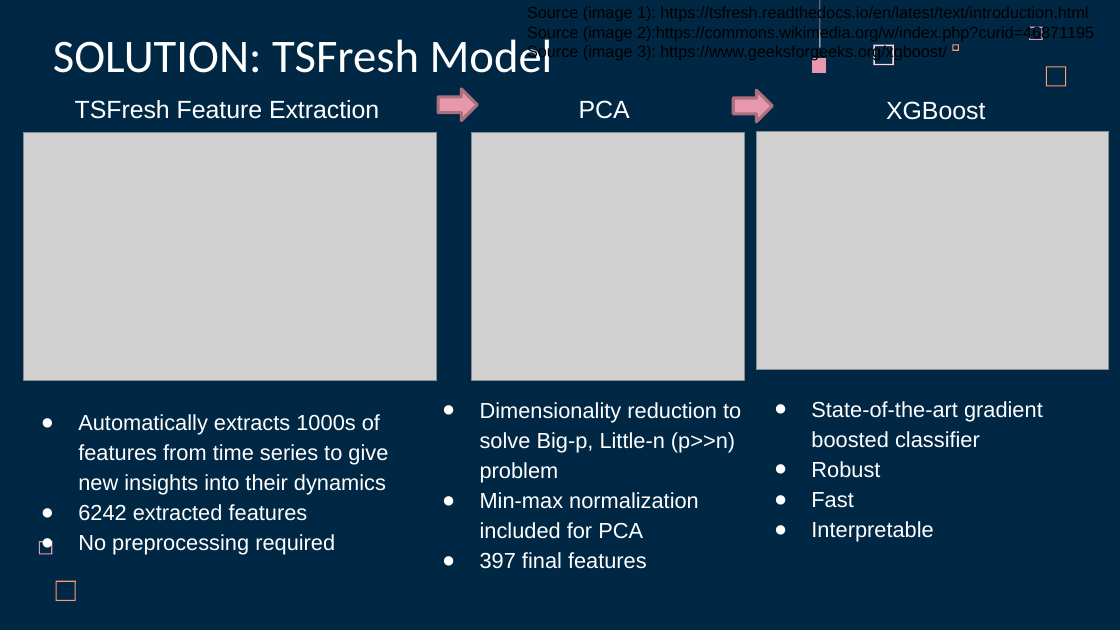
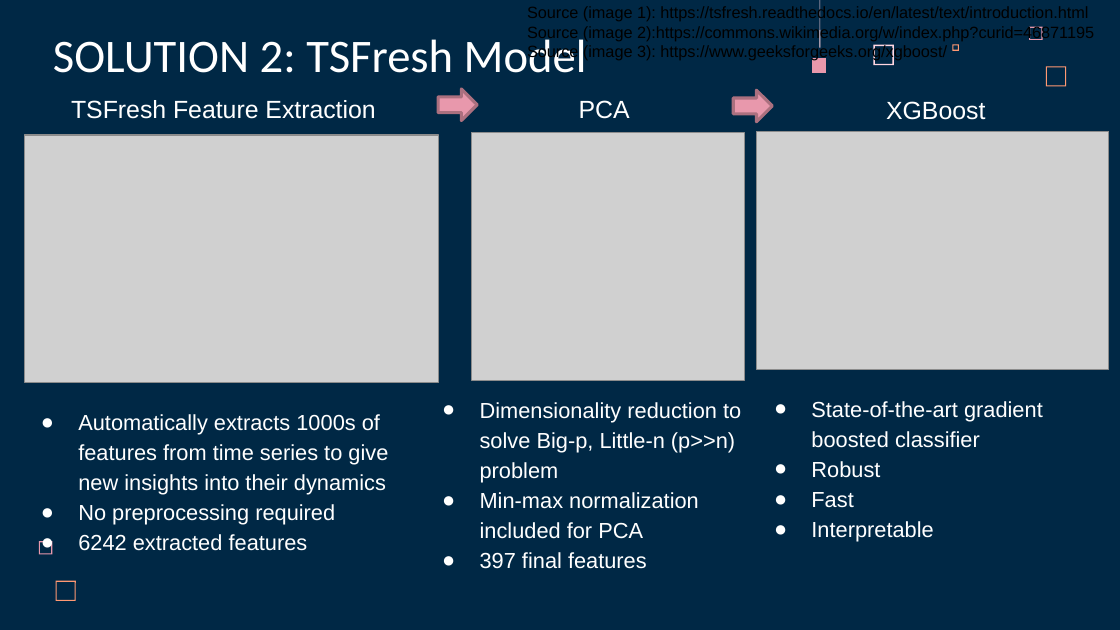
Before and after one commit to ITU-AI-ML-in-5G-Challenge/ML5G-PS-012-Xdding, a slide deck: slide 14 of ML5G-PS-012-Xdding-Presentation.pptx (slide 13 before the commit). Drawn at 1120x630 pixels with LibreOffice and Linux fonts; fonts in the diff are those of the drawing; grey boxes stand for pictures. Boxes give left, top, right and bottom in pixels: in the first picture for what was removed or moved away, otherwise in the second. Text is boxed around its words. In the diff, an @@ line names an element or a change of style, - is before the commit and + after.

```diff
--- a/ML5G-PS-012-Xdding-Presentation.pptx
+++ b/ML5G-PS-012-Xdding-Presentation.pptx
@@ title at box(53, 33, 587, 73): text changed @@
-SOLUTION: TSFresh Model
+SOLUTION 2: TSFresh Model
@@ text "TSFresh Feature Extraction": place and size @@
-text "TSFresh Feature Extraction" at box(75, 100, 379, 119)
+text "TSFresh Feature Extraction" at box(71, 100, 375, 119)
@@ picture: place and size @@
-picture at box(24, 132, 437, 380)
+picture at box(25, 136, 438, 383)
@@ text at box(78, 504, 335, 525): paragraph added @@
+● No preprocessing required
@@ text at box(78, 534, 335, 555): paragraph removed @@
-● No preprocessing required
```
Also in this commit, not shown: 11 other slides changed, 3 slides added, 2 slides removed, 1 other file.
